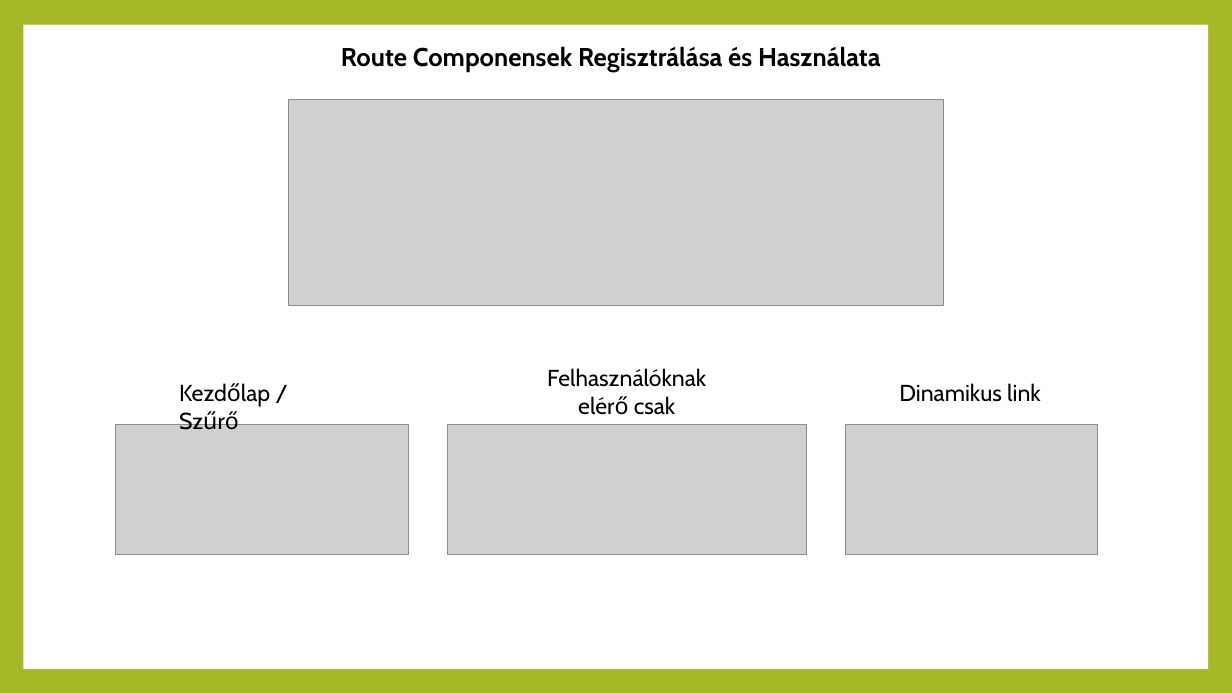
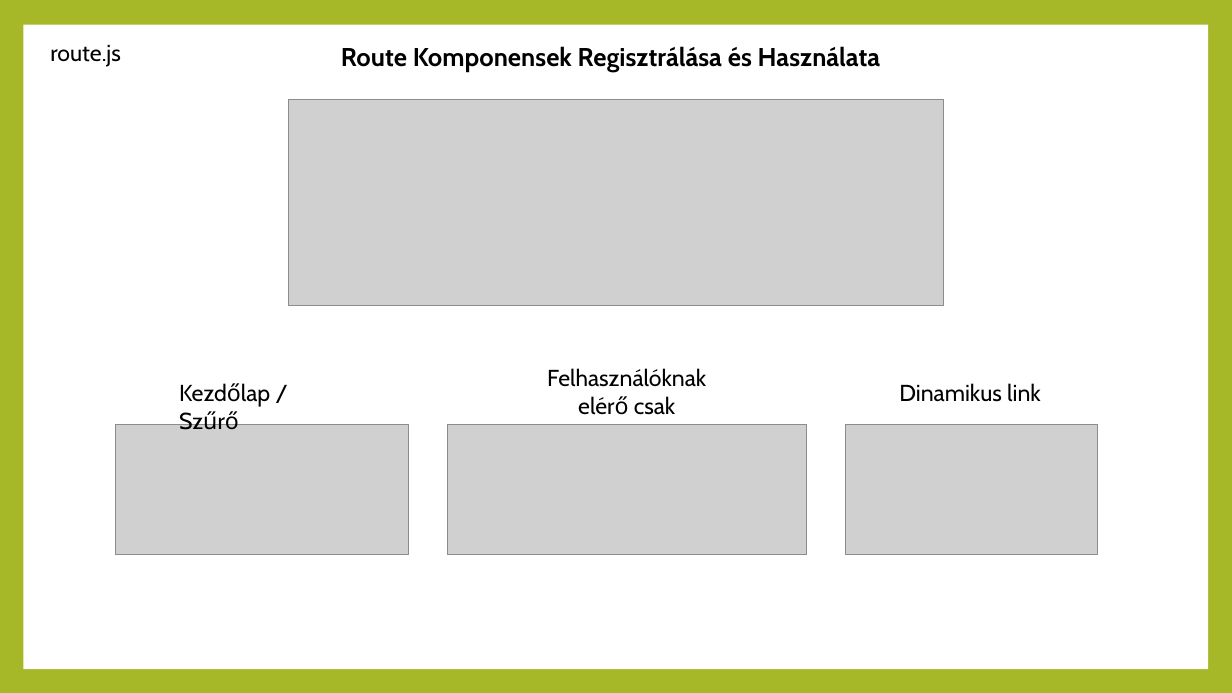
Before and after one commit to PavloviMore/MesterMunka, a slide deck: slide 3 of Bolt.pptx. Drawn at 1232x693 pixels with LibreOffice and Linux fonts; fonts in the diff are those of the drawing; grey boxes stand for pictures. Boxes give left, top, right and bottom in pixels: in the first picture for what was removed or moved away, otherwise in the second. Text is boxed around its words. In the diff, an @@ line names an element or a change of style, - is before the commit and + after.

```diff
--- a/Bolt.pptx
+++ b/Bolt.pptx
@@ text added at (50, 45, 121, 67), 18 pt, text #000000 @@
+route.js
@@ text at (341, 46, 880, 72): text changed @@
-Route Componensek Regisztrálása és Használata
+Route Komponensek Regisztrálása és Használata
```
Also in this commit, not shown: 1 other slide changed, 2 slides added, 1 slide removed.
